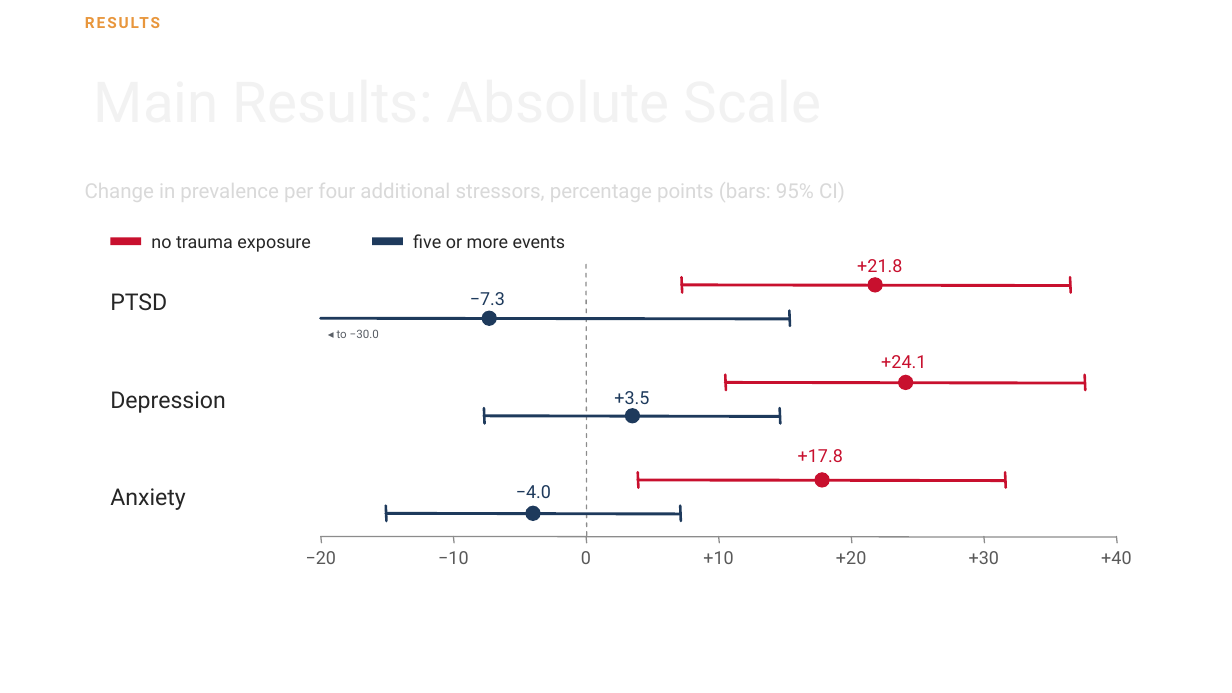
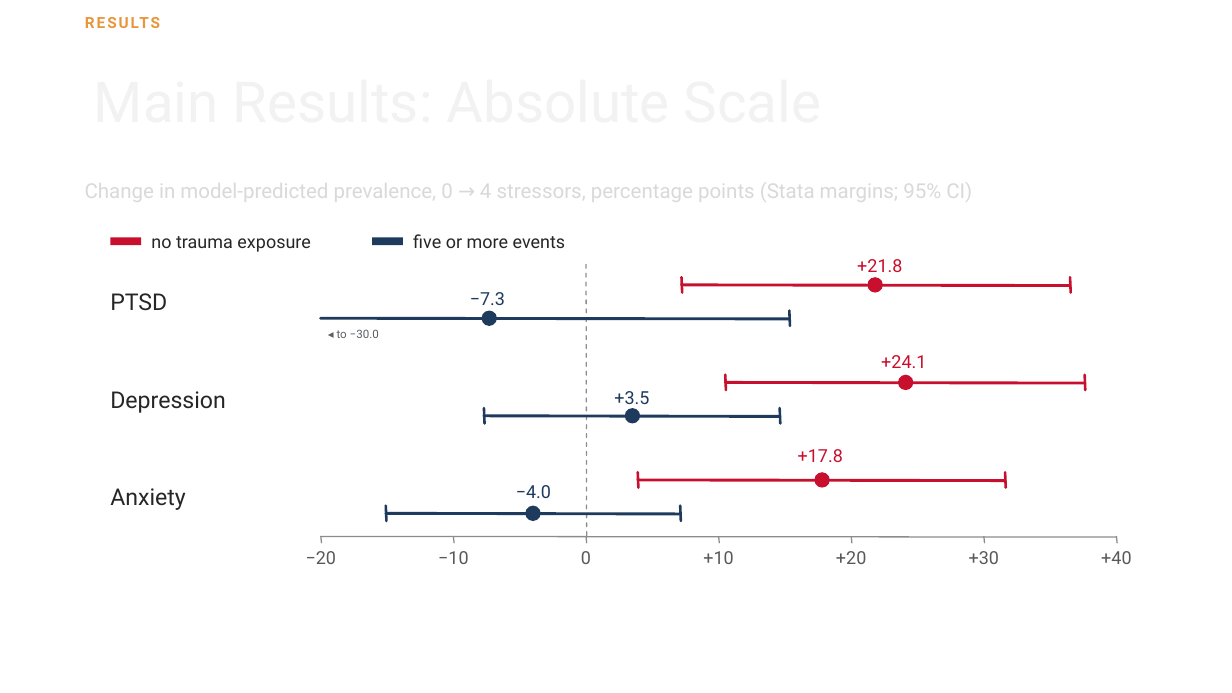
Before and after one commit to MrMoh19/speechify-personal, a slide deck: slide 19 of projects/marvin-stress-trauma/istss_mohammed_STROBE.pptx. Drawn at 1232x693 pixels with LibreOffice and Linux fonts; fonts in the diff are those of the drawing; background and template pictures are left out. Boxes give left, top, right and bottom in pixels: in the first picture for what was removed or moved away, otherwise in the second. Text is boxed around its words. In the diff, an @@ line names an element or a change of style, - is before the commit and + after.

```diff
--- a/projects/marvin-stress-trauma/istss_mohammed_STROBE.pptx
+++ b/projects/marvin-stress-trauma/istss_mohammed_STROBE.pptx
@@ text at [85, 177, 972, 204]: text changed @@
-Change in prevalence per four additional stressors, percentage points (bars: 95% CI)
+Change in model-predicted prevalence, 0 → 4 stressors, percentage points (Stata margins; 95% CI)
```
Also in this commit, not shown: 3 other slides changed, 5 other files.
